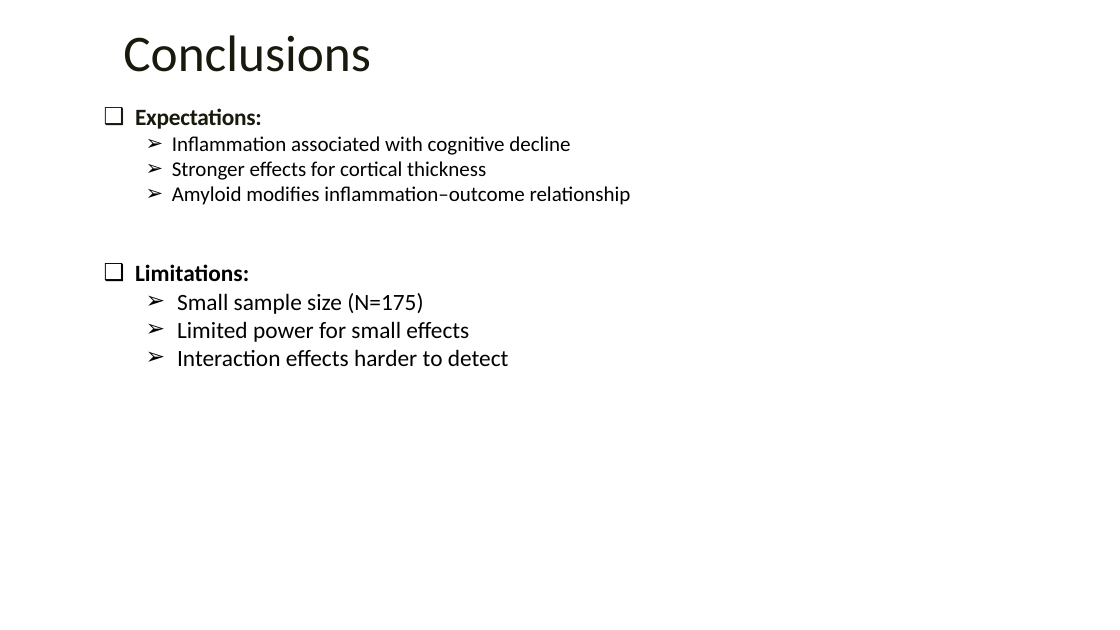
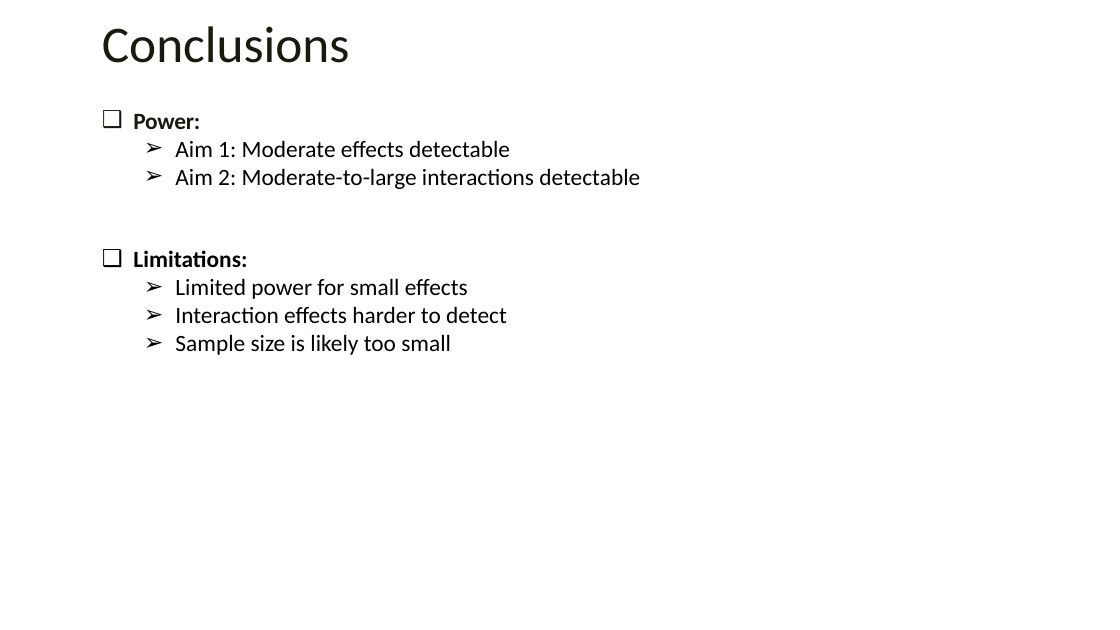
Before and after one commit to rysummers/BIOS6624-Class, a slide deck: slide 6 of Project2/Reports/Project2_Presentation_summers.pptx. Drawn at 1120x630 pixels with LibreOffice and Linux fonts; fonts in the diff are those of the drawing; background and template pictures are left out. Boxes give left, top, right and bottom in pixels: in the first picture for what was removed or moved away, otherwise in the second. Text is boxed around its words. In the diff, an @@ line names an element or a change of style, - is before the commit and + after.

```diff
--- a/Project2/Reports/Project2_Presentation_summers.pptx
+++ b/Project2/Reports/Project2_Presentation_summers.pptx
@@ text "Conclusions": place and size @@
-text "Conclusions" at bbox=[123, 35, 371, 72]
+text "Conclusions" at bbox=[102, 26, 350, 63]
@@ text at bbox=[133, 114, 640, 189]: text changed; size 18 to 20 pt @@
-❑ Expectations:
-  ➢ Inflammation associated with cognitive decline
-  ➢ Stronger effects for cortical thickness
-  ➢ Amyloid modifies inflammation–outcome relationship
+❑ Power:
+  ➢ Aim 1: Moderate effects detectable
+  ➢ Aim 2: Moderate-to-large interactions detectable
@@ text at bbox=[177, 293, 423, 314]: paragraph removed @@
-  ➢ Small sample size (N=175)
@@ text at bbox=[175, 334, 451, 355]: paragraph added @@
+  ➢ Sample size is likely too small
```
Also in this commit, not shown: 4 other slides changed, 1 slide added, 2 slides removed, 7 other files.
